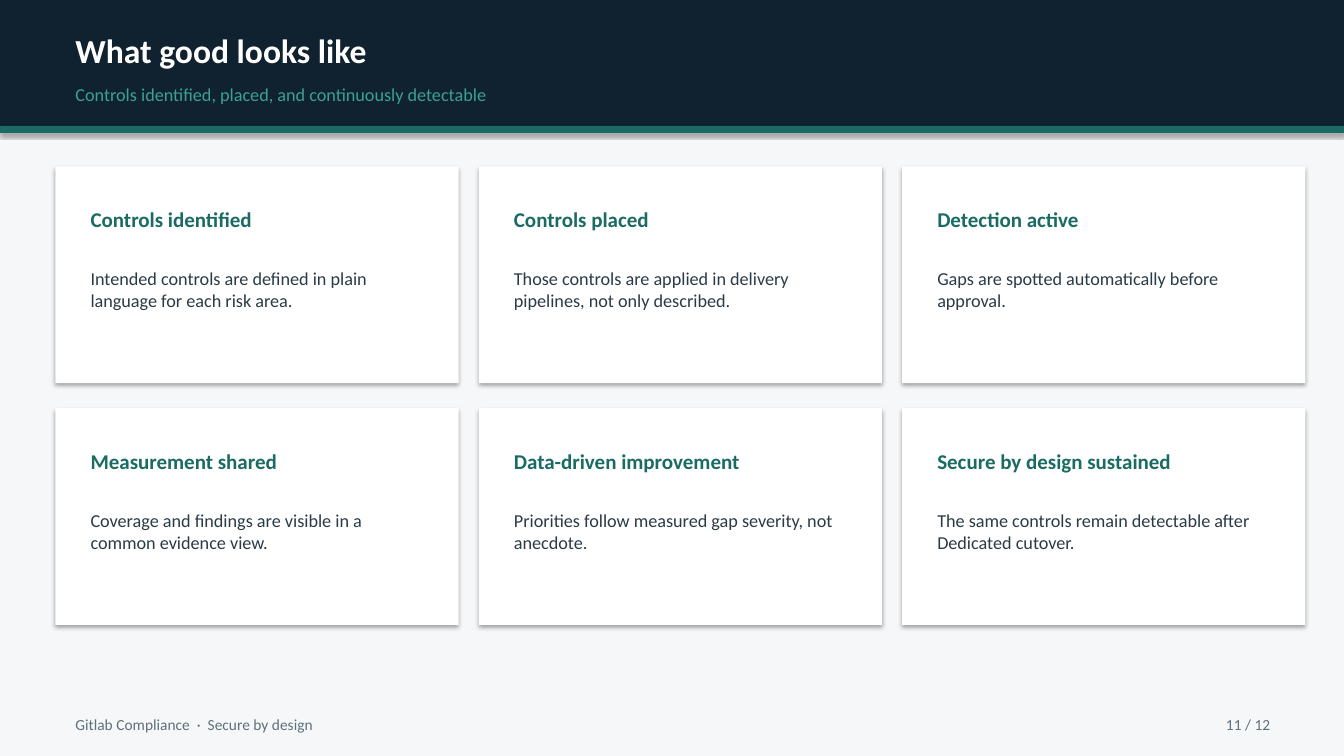
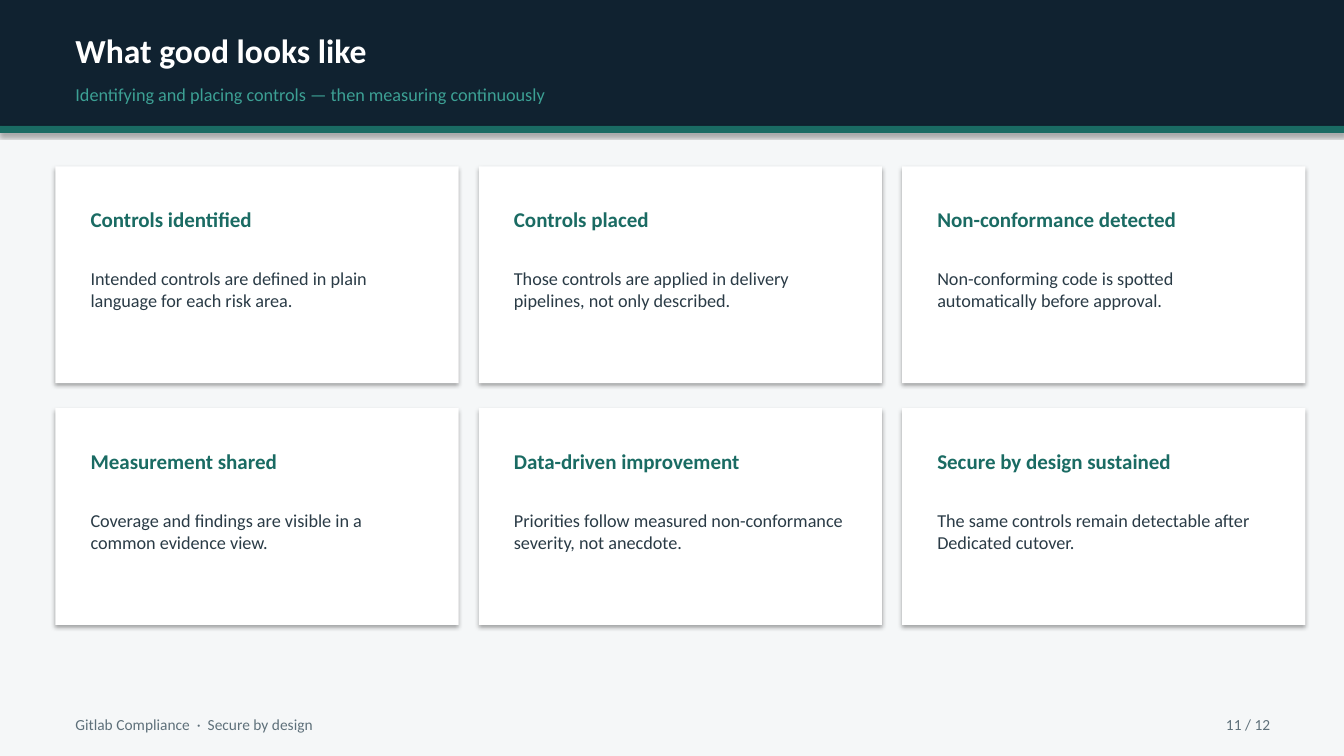
Before and after one commit to MaturityBuilder/gitlab-compliance, a slide deck: slide 11 of docs/presentations/gitlab-compliance-stakeholder-briefing.pptx. Drawn at 1344x756 pixels with LibreOffice and Linux fonts; fonts in the diff are those of the drawing. Boxes give left, top, right and bottom in pixels: in the first picture for what was removed or moved away, otherwise in the second. Text is boxed around its words. In the diff, an @@ line names an element or a change of style, - is before the commit and + after.

```diff
--- a/docs/presentations/gitlab-compliance-stakeholder-briefing.pptx
+++ b/docs/presentations/gitlab-compliance-stakeholder-briefing.pptx
@@ text at (75,88,545,104): text changed @@
-Controls identified, placed, and continuously detectable
+Identifying and placing controls — then measuring continuously
@@ text at (937,212,1176,227): text changed @@
-Detection active
+Non-conformance detected
@@ text at (937,272,1173,310): text changed @@
-Gaps are spotted automatically before approval.
+Non-conforming code is spotted automatically before approval.
@@ text at (514,514,842,552): text changed @@
-Priorities follow measured gap severity, not anecdote.
+Priorities follow measured non-conformance severity, not anecdote.
```
Also in this commit, not shown: 10 other slides changed, 2 other files.
